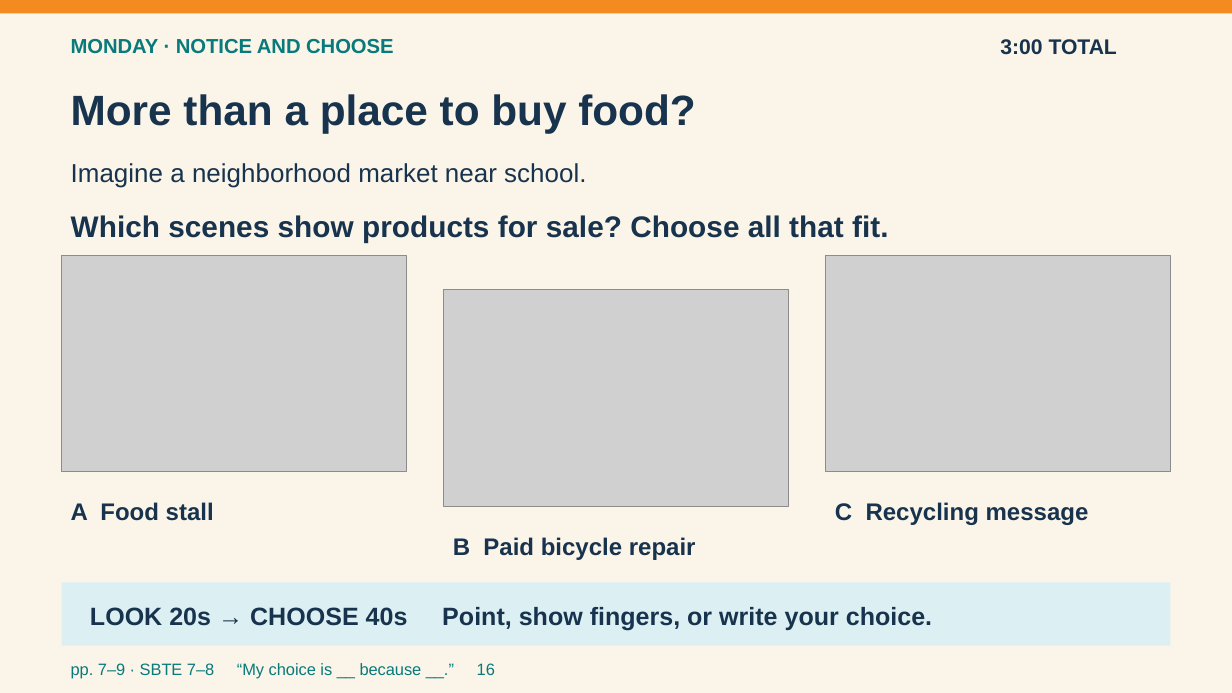
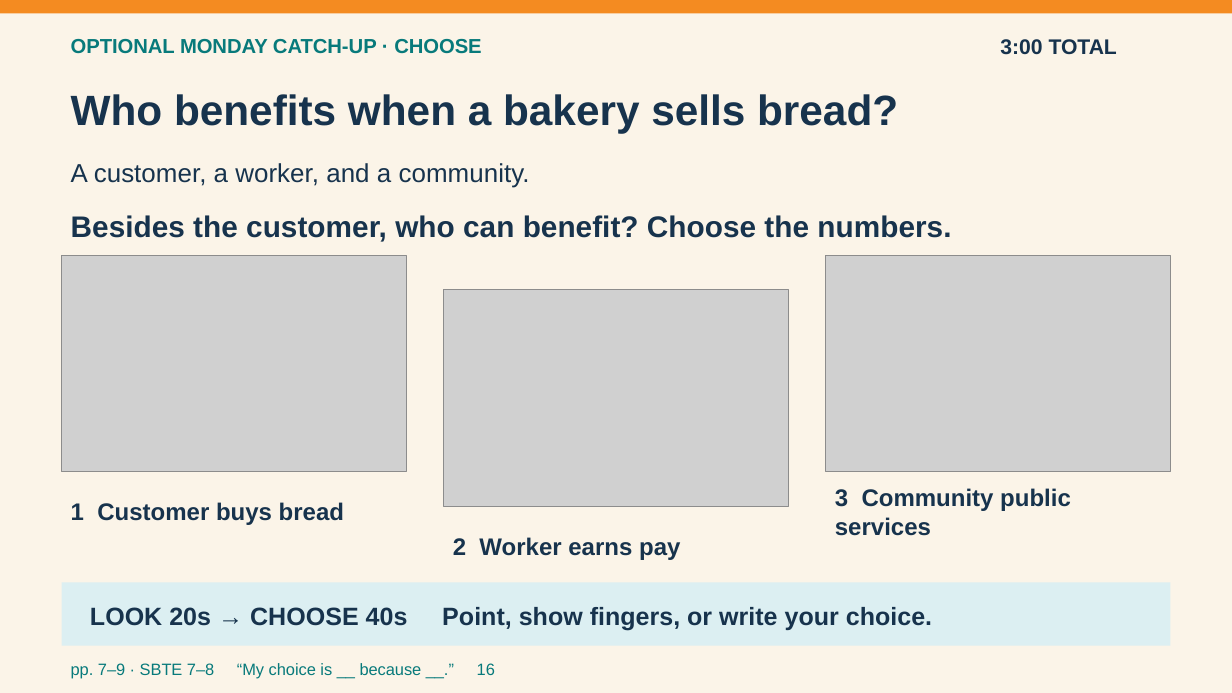
Before and after one commit to pzg8794/teaching-placement, a slide deck: slide 16 of second-placement/planning/2026-09-21-to-25/2026-09-21-to-25-Entry-Routines-Visual-v3.pptx. Drawn at 1232x693 pixels with LibreOffice and Linux fonts; fonts in the diff are those of the drawing; grey boxes stand for pictures. Boxes give left, top, right and bottom in pixels: in the first picture for what was removed or moved away, otherwise in the second. Text is boxed around its words. In the diff, an @@ line names an element or a change of style, - is before the commit and + after.

Commit message:
Clarify Friday response flow and repair Wednesday and catch-up visuals

```diff
--- a/second-placement/planning/2026-09-21-to-25/2026-09-21-to-25-Entry-Routines-Visual-v3.pptx
+++ b/second-placement/planning/2026-09-21-to-25/2026-09-21-to-25-Entry-Routines-Visual-v3.pptx
@@ text at [71, 39, 481, 54]: text changed @@
-MONDAY · NOTICE AND CHOOSE
+OPTIONAL MONDAY CATCH-UP · CHOOSE
@@ text at [71, 94, 898, 133]: text changed @@
-More than a place to buy food?
+Who benefits when a bakery sells bread?
@@ text at [71, 163, 530, 188]: text changed @@
-Imagine a neighborhood market near school.
+A customer, a worker, and a community.
@@ text at [71, 215, 951, 242]: text changed @@
-Which scenes show products for sale? Choose all that fit.
+Besides the customer, who can benefit? Choose the numbers.
@@ text at [71, 502, 344, 525]: text changed @@
-A Food stall
+1 Customer buys bread
@@ text at [835, 488, 1071, 536]: text changed @@
-C Recycling message
+3 Community public services
@@ text at [453, 537, 680, 560]: text changed @@
-B Paid bicycle repair
+2 Worker earns pay
```
Also in this commit, not shown: 7 other slides changed, 4 other files.
